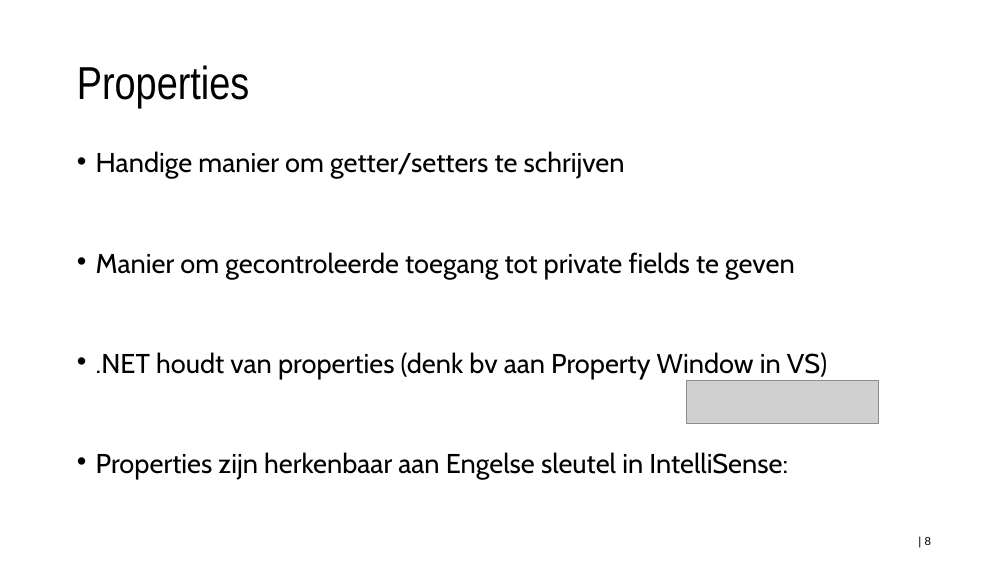
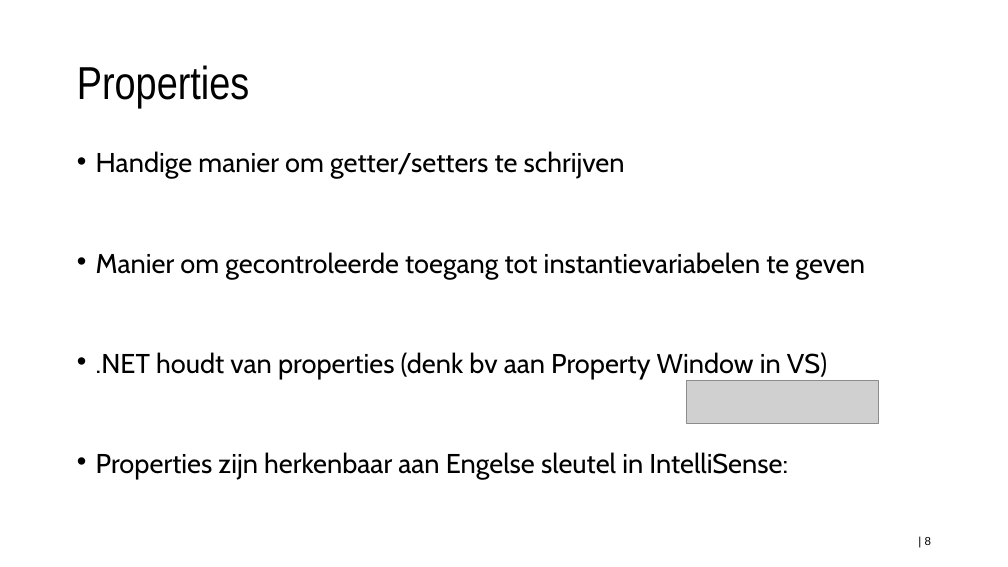
Before and after one commit to timdams/csharpbook, a slide deck: slide 8 of _SLIDES/2020_DEEL2/H1-OOP/les4_properties.pptx. Drawn at 1008x567 pixels with LibreOffice and Linux fonts; fonts in the diff are those of the drawing; grey boxes stand for pictures; background and template pictures are left out. Boxes give left, top, right and bottom in pixels: in the first picture for what was removed or moved away, otherwise in the second. Text is boxed around its words. In the diff, an @@ line names an element or a change of style, - is before the commit and + after.

```diff
--- a/_SLIDES/2020_DEEL2/H1-OOP/les4_properties.pptx
+++ b/_SLIDES/2020_DEEL2/H1-OOP/les4_properties.pptx
@@ text at [96,252,865,279]: text changed @@
-• Manier om gecontroleerde toegang tot private fields te geven
+• Manier om gecontroleerde toegang tot instantievariabelen te geven
```
Also in this commit, not shown: 14 other slides changed, 3 other files.
